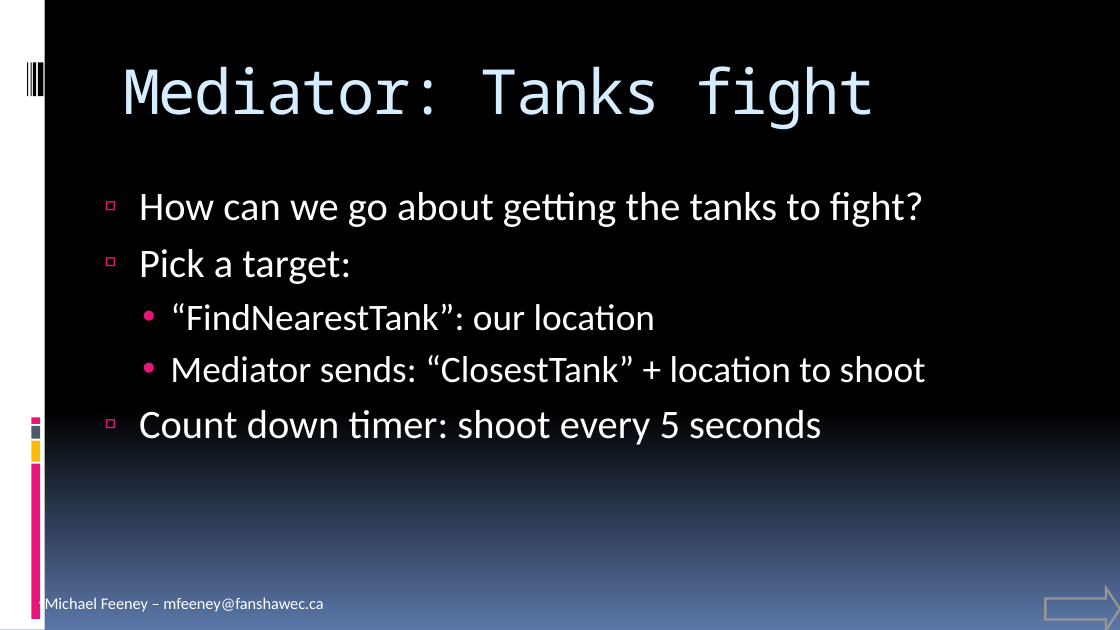
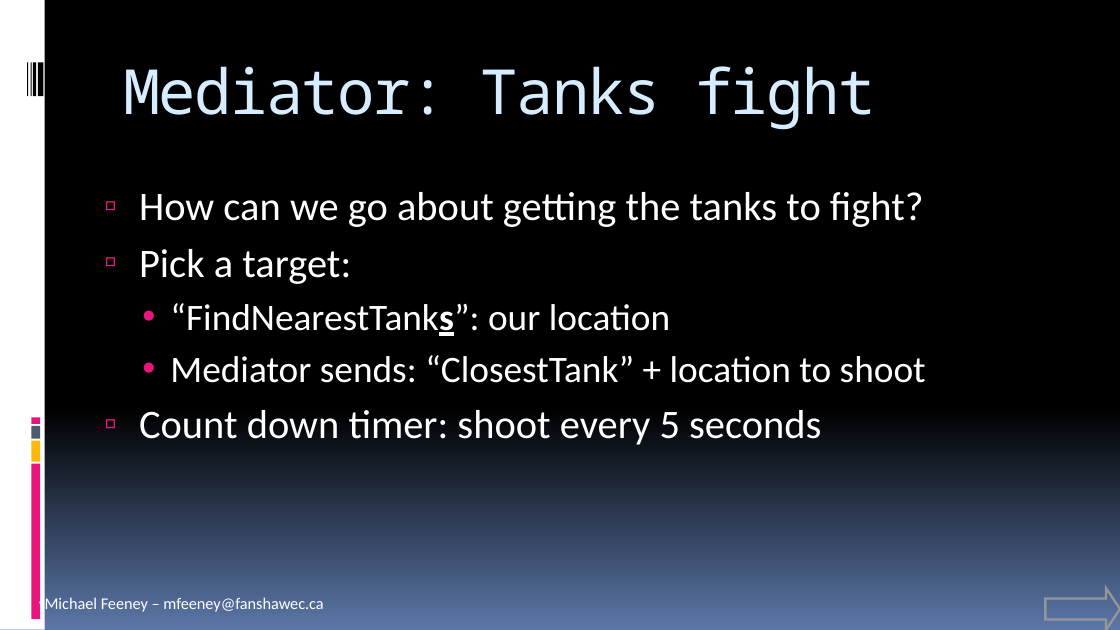
Before and after one commit to FeeneyCodes/GDP202425, a slide deck: slide 26 of 6044_FramPat/D2D/INFO_6044_Patterns (live document).pptx (slide 25 before the commit). Drawn at 1120x630 pixels with LibreOffice and Linux fonts; fonts in the diff are those of the drawing. Boxes give left, top, right and bottom in pixels: in the first picture for what was removed or moved away, otherwise in the second. Text is boxed around its words. In the diff, an @@ line names an element or a change of style, - is before the commit and + after.

```diff
--- a/6044_FramPat/D2D/INFO_6044_Patterns (live document).pptx
+++ b/6044_FramPat/D2D/INFO_6044_Patterns (live document).pptx
@@ text at <box>170,303,670,336</box>: text changed @@
-    • “FindNearestTank”: our location
+    • “FindNearestTanks”: our location
```
Also in this commit, not shown: 2 other slides changed, 1 slide added, 53 other files.
